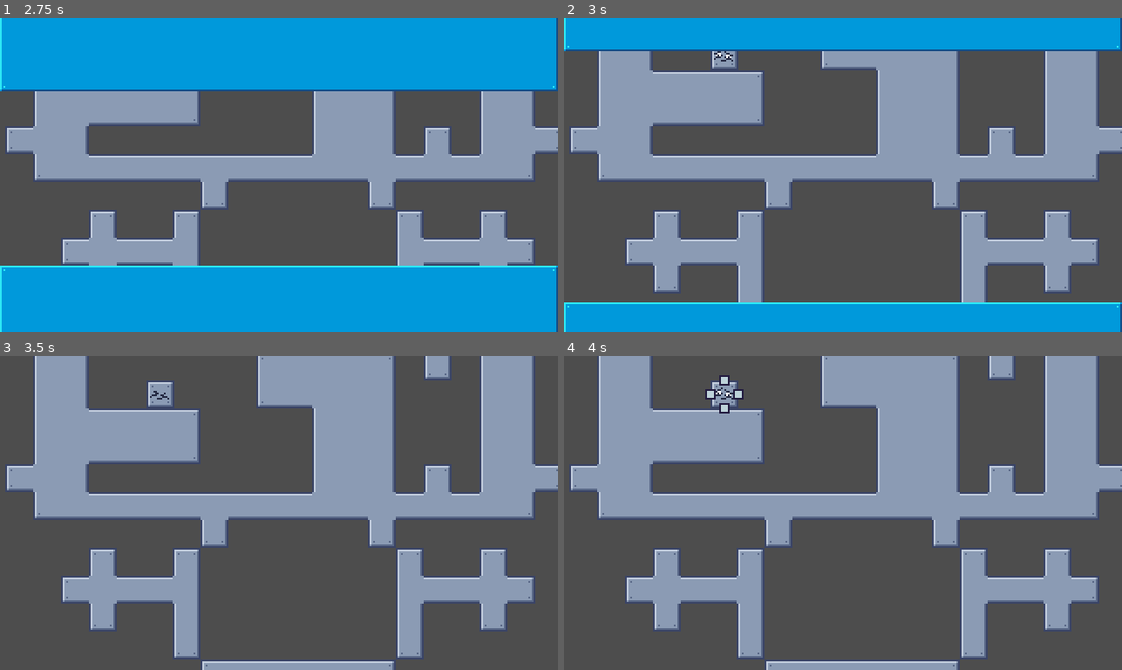
Above: before the commit, frames 1-4 (two rows, left to right).
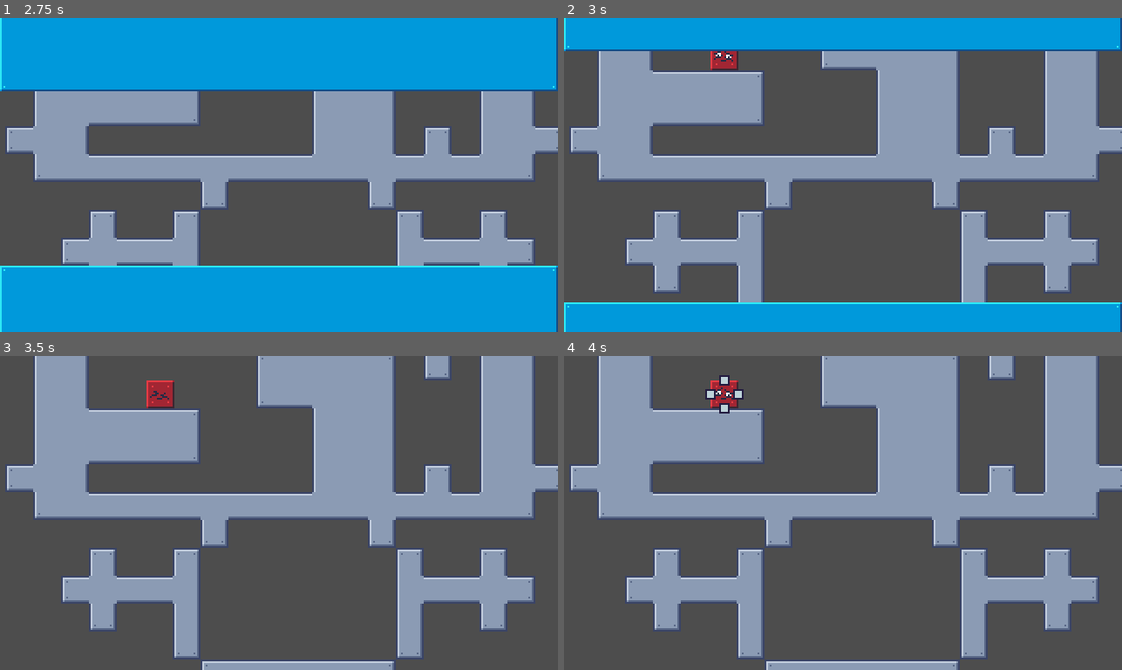
Above: after the commit, the same moments.

Repository: ARKANYOTA/globs
Game: Godot game, scene res://scenes/main.tscn
The game is run twice, just before and just after one commit, with the same random seed, the same clock (stepped at 60 frames per second) and the same inputs.
Inputs (mouse positions are in pixels of both pictures, inside the frame that each line leads up to):
- Up to frame 1 (2.75 s): tap Enter (ui_accept) at 0.5, 0.77, 1.25, 1.52 s; move the mouse to (401, 159) at 0.52 s; press the mouse at (401, 159) at 0.53 s; hold Right (ui_right) 0.53-2.03 s; move the mouse to (167, 190) at 1.27 s; release the mouse at (167, 190) at 1.28 s; tap V (removeme2_nolan_usge_to_change_scene) at 1.35 s; move the mouse to (334, 105) at 2.02 s; press the mouse at (334, 105) at 2.03 s; hold Left (ui_left) from 2.03 s (still down)
- Up to frame 2 (3 s): move the mouse to (725, 55) at 2.77 s; release Left (ui_left) at 2.78 s; release the mouse at (725, 55) at 2.78 s; hold Right (ui_right) from 2.78 s (still down); tap V (removeme2_nolan_usge_to_change_scene) at 2.85 s
- Up to frame 3 (3.5 s): keep holding Right (ui_right); tap Enter (ui_accept) at 3.02 s
- Up to frame 4 (4 s): keep holding Right (ui_right); press the mouse at (725, 393) at 3.53 s; tap Enter (ui_accept) at 3.77 s

Frame 1 is identical in both runs. In frame 2, 0.2% of the frame differs, in the area x 26-32%, y 10-17%; in frame 3, 0.4%, in the area x 26-32%, y 7-17%; in frame 4, 0.3%.
Error in both runs: Assertion failed: Levvel out of bounds (res://scripts/autoload/level_data.gd:13)

Commit message:
color by caracteristic

Diff:
--- a/scripts/block.gd
+++ b/scripts/block.gd
@@ -210,6 +210,17 @@
 
 	if Engine.is_editor_hint():
 		return
+
+	var ninepatch: NinePatchRect = $NinePatch
+	if static_block: # Normal
+		ninepatch.region_rect.position.x = 0
+		ninepatch.region_rect.position.y = 0
+	elif is_gravity_enabled: # rouge
+		ninepatch.region_rect.position.x = 0
+		ninepatch.region_rect.position.y = 16
+	else: # bleu
+		ninepatch.region_rect.position.x = 0
+		ninepatch.region_rect.position.y = 32
 
 	up_extend_value = up_extend_value
 	down_extend_value = down_extend_value
